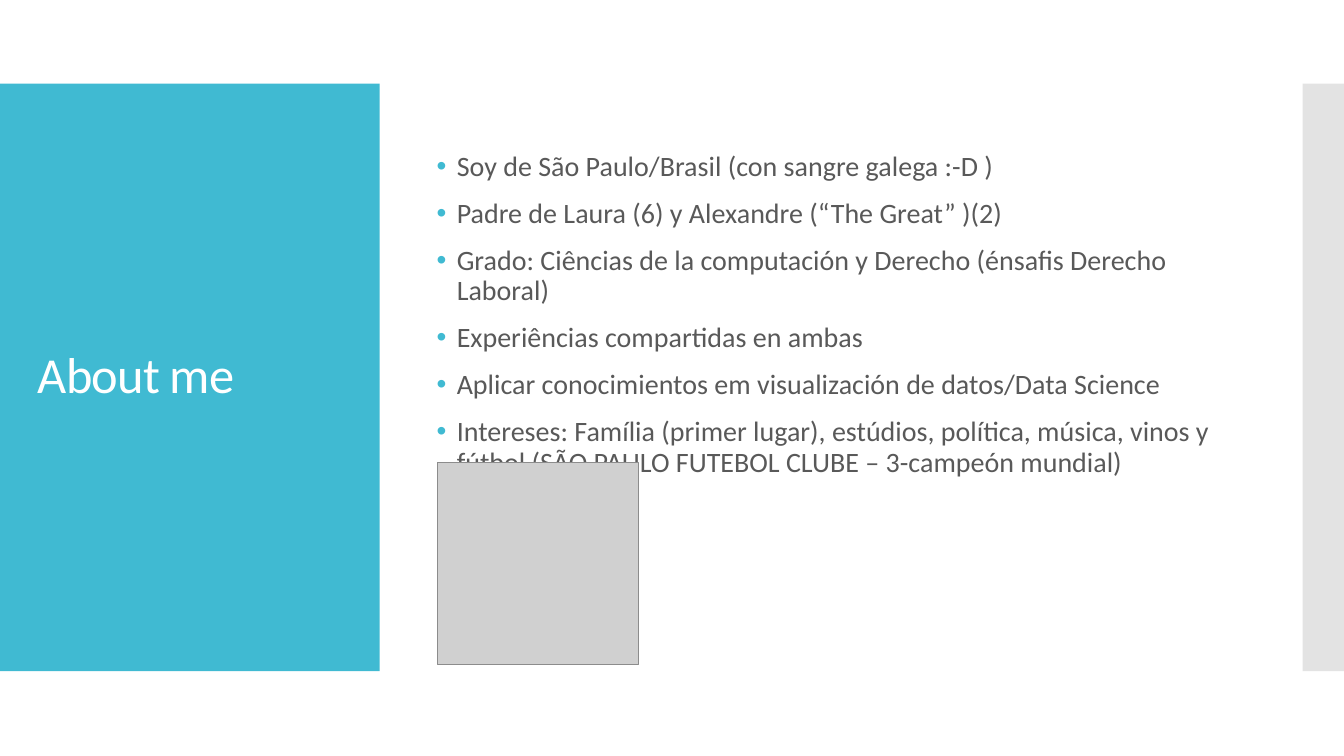
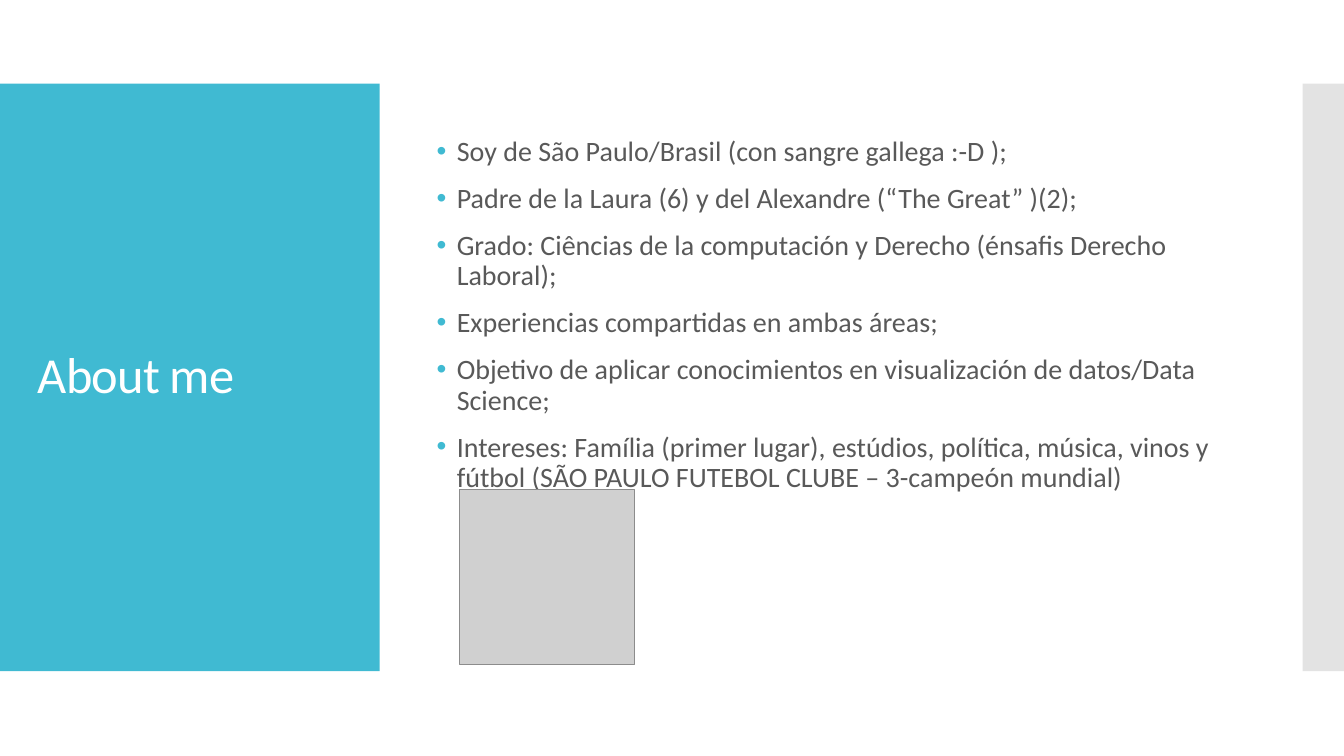
Before and after one commit to lltotti/Mid-term_Project-, a slide deck: slide 2 of Presentacion.pptx. Drawn at 1344x756 pixels with LibreOffice and Linux fonts; fonts in the diff are those of the drawing; grey boxes stand for pictures. Boxes give left, top, right and bottom in pixels: in the first picture for what was removed or moved away, otherwise in the second. Text is boxed around its words. In the diff, an @@ line names an element or a change of style, - is before the commit and + after.

```diff
--- a/Presentacion.pptx
+++ b/Presentacion.pptx
@@ text at <box>457,140,1196,413</box>: text changed @@
-• Soy de São Paulo/Brasil (con sangre galega :-D )
-• Padre de Laura (6) y Alexandre (“The Great” )(2)
-• Grado: Ciências de la computación y Derecho (énsafis Derecho Laboral)
-• Experiências compartidas en ambas
-• Aplicar conocimientos em visualización de datos/Data Science
+• Soy de São Paulo/Brasil (con sangre gallega :-D );
+• Padre de la Laura (6) y del Alexandre (“The Great” )(2);
+• Grado: Ciências de la computación y Derecho (énsafis Derecho Laboral);
+• Experiencias compartidas en ambas áreas;
+• Objetivo de aplicar conocimientos en visualización de datos/Data Science;
@@ picture: place and size @@
-picture at <box>438,463,639,664</box>
+picture at <box>460,490,634,664</box>
```
Also in this commit, not shown: 4 other slides changed, 1 other file.
